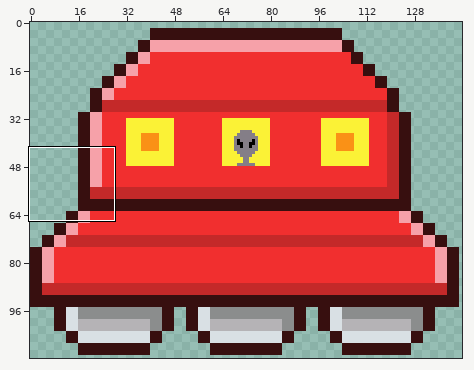
File history of a sprite sheet, Resources/enemy_shooting.png. The first picture is a wide view before the edit; the outline marks the close-up.
Close-up. As it was:
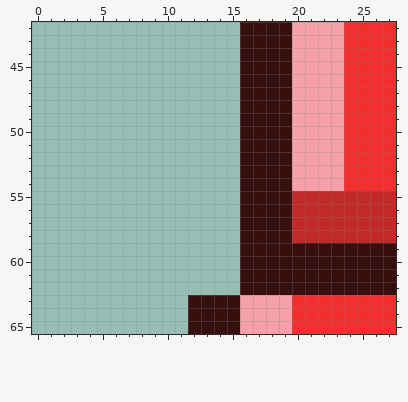
The file is 144x112 pixels. Pixels under 10% opacity are left out. Shown: x 0..27, y 42..65.
After:
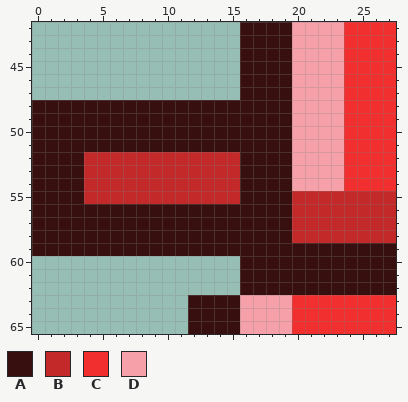
Palette (. is transparent): A #370f0f  B #c42929  C #f12f2f  D #f6a1a9
The edit:
The author put colour A in rows 48 to 51 at x 0 to 15; in rows 52 to 55 at x 0 to 3; in rows 56 to 59 at x 0 to 15.
The author put colour B in rows 52 to 55 at x 4 to 15.
Boxes around the changes in both close-ups, in picture pixels (x1, y1, x2, y2):
added: (32, 100, 240, 256)
